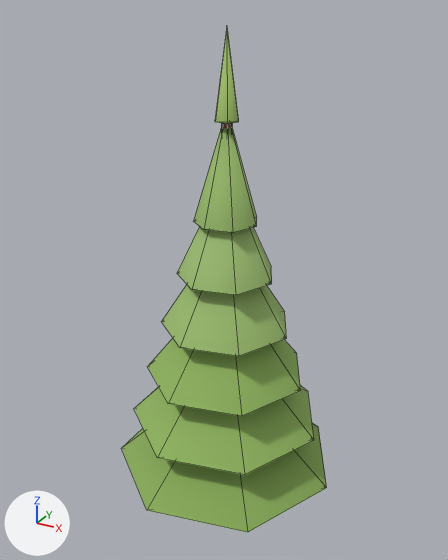
Renders of the glTF model examples/mountain-post/models/larch.glb from each side of a commit.
One viewpoint serves both versions: a 50 mm lens placed at (6.67, -12.25, 13.93), pointed at (-0.23, 0.29, 7.66). The axes (+X, +Y, +Z) are drawn at lower left. The lights are the same throughout. The older version comes first. Mesh edges are drawn as thin lines. Vertices at exactly the same position are counted once.

Objects in the first picture: 'body'.
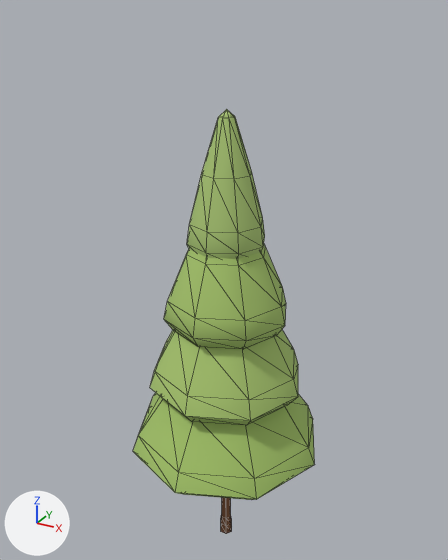
Location of each change, (x1, y1, x2, y2) in pixels of the pictures (448 x 560 px):
'body', reshaped (12% narrower, 15% shorter): before (121, 29, 327, 532); after (133, 109, 315, 534)
part 1 of me_body, rebuilt (mostly hidden before): before (222, 123, 232, 130); after (221, 498, 232, 534)
part 2 of me_body, rebuilt: before (162, 285, 287, 356); after (164, 245, 286, 349)
part 3 of me_body, rebuilt (12% narrower): before (121, 423, 327, 532); after (133, 393, 315, 500)
part 4 of me_body, rebuilt: before (177, 226, 272, 295); after (187, 109, 265, 259)
part 5 of me_body, rebuilt (18% narrower): before (134, 385, 314, 475); after (150, 330, 298, 425)
part 6 of me_body, deleted (green): before (194, 126, 257, 233)
part 7 of me_body, deleted (green): before (147, 338, 301, 416)
part 8 of me_body, deleted (green): before (215, 29, 239, 123)

The change, as a diff of the scene's bpy script:
```diff
--- a/examples/mountain-post/models/larch.glb.py
+++ b/examples/mountain-post/models/larch.glb.py
@@ me_body @@
 # used by ob_body; location = (0.0, 0.0, 0.0)
-me_body.from_pydata(...)  # 67 vertices, 102 faces; spans x -2.66..2.95, y -2.88..2.88, z 0.0..13.59
+me_body.from_pydata(...)  # 194 vertices, 368 faces; spans x -2.58..2.58, y -2.58..2.58, z -0.25..11.9
+# me_body part 1: the loose piece of 12 vertices spanning x -0.13..0.13, y -0.11..0.11, z 0.0..11.7 is rebuilt with 26 vertices and now spans x -0.19..0.19, y -0.16..0.16, z -0.25..6.5
+# me_body part 2: the loose piece of 8 vertices spanning x -1.49..1.65, y -1.61..1.61, z 6.63..9.23 is rebuilt with 42 vertices and now spans x -1.6..1.6, y -1.6..1.6, z 6.63..10.01
+# me_body part 3: the loose piece of 8 vertices spanning x -2.66..2.95, y -2.88..2.88, z 2.6..5.2 is rebuilt with 42 vertices and now spans x -2.58..2.58, y -2.58..2.58, z 2.86..6.24
+# me_body part 4: the loose piece of 8 vertices spanning x -1.1..1.22, y -1.19..1.19, z 7.97..10.57 is rebuilt with 42 vertices and now spans x -0.97..0.97, y -0.97..0.97, z 8.52..11.9
+# me_body part 5: the loose piece of 8 vertices spanning x -2.27..2.52, y -2.45..2.45, z 3.94..6.54 is rebuilt with 42 vertices and now spans x -2.03..2.03, y -2.03..2.03, z 4.74..8.12
+# me_body part 6: the loose piece of 8 vertices spanning x -0.71..0.78, y -0.76..0.76, z 9.32..11.92 is deleted
+# me_body part 7: the loose piece of 8 vertices spanning x -1.88..2.08, y -2.03..2.03, z 5.29..7.89 is deleted
+# me_body part 8: the loose piece of 7 vertices spanning x -0.3..0.3, y -0.26..0.26, z 11.64..13.59 is deleted
 me_body.materials.append(mat_vertex_colours)
```
